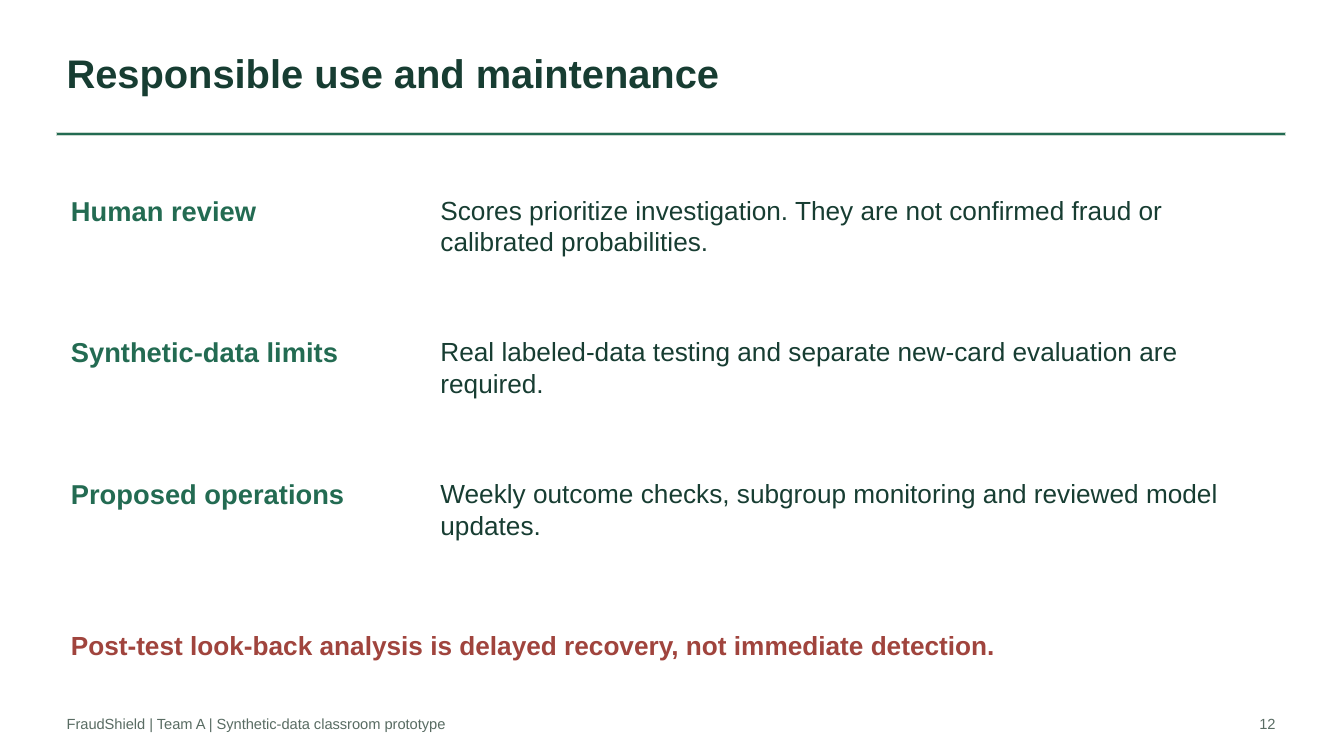
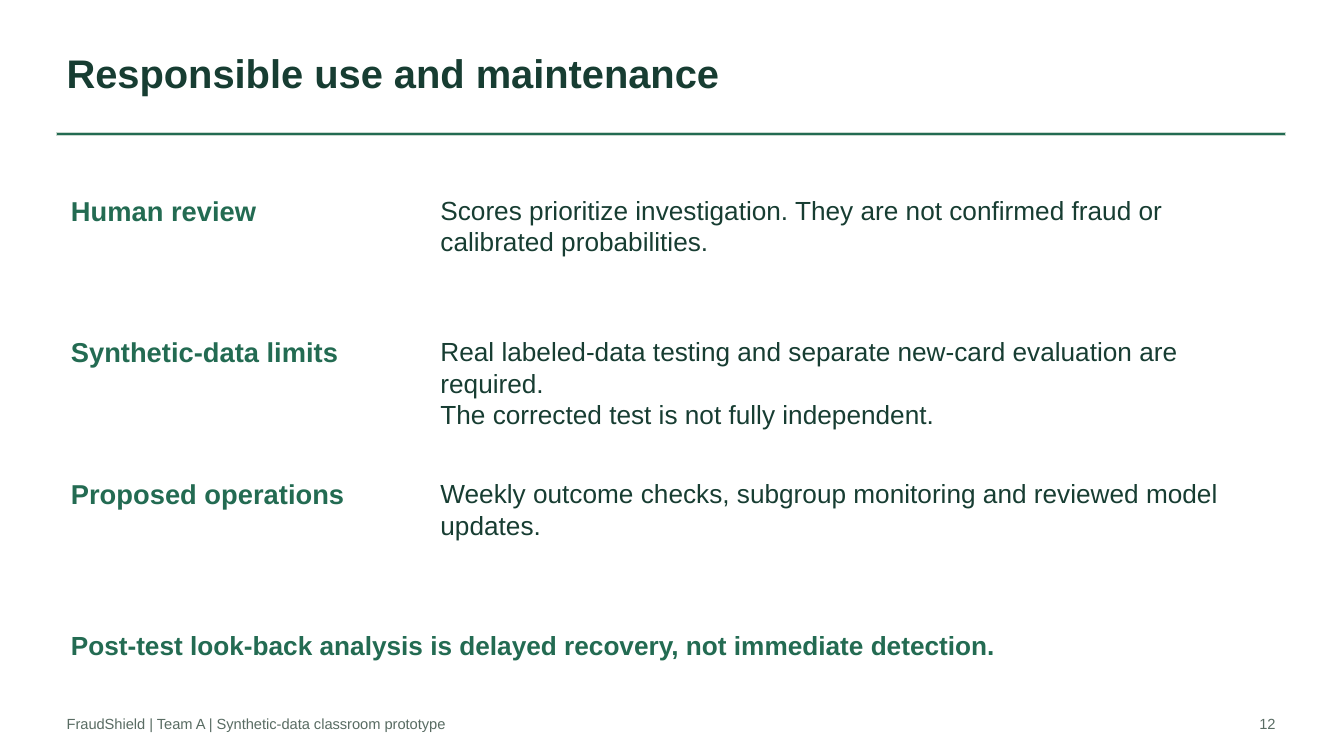
Before and after one commit to MCDR-Code/CAI2820C_FraudShield, a slide deck: slide 12 of Final_Demo/Presentation/FraudShield_Final_Presentation.pptx. Drawn at 1344x756 pixels with LibreOffice and Linux fonts; fonts in the diff are those of the drawing. Boxes give left, top, right and bottom in pixels: in the first picture for what was removed or moved away, otherwise in the second. Text is boxed around its words. In the diff, an @@ line names an element or a change of style, - is before the commit and + after.

```diff
--- a/Final_Demo/Presentation/FraudShield_Final_Presentation.pptx
+++ b/Final_Demo/Presentation/FraudShield_Final_Presentation.pptx
@@ text at <box>440,405,933,430</box>: paragraph added @@
+The corrected test is not fully independent.
@@ text "Post-test look-back analysis is delayed ..." at <box>71,636,995,661</box>: text colour #A0443D to #236B52 @@
```
Also in this commit, not shown: 3 other slides changed.
